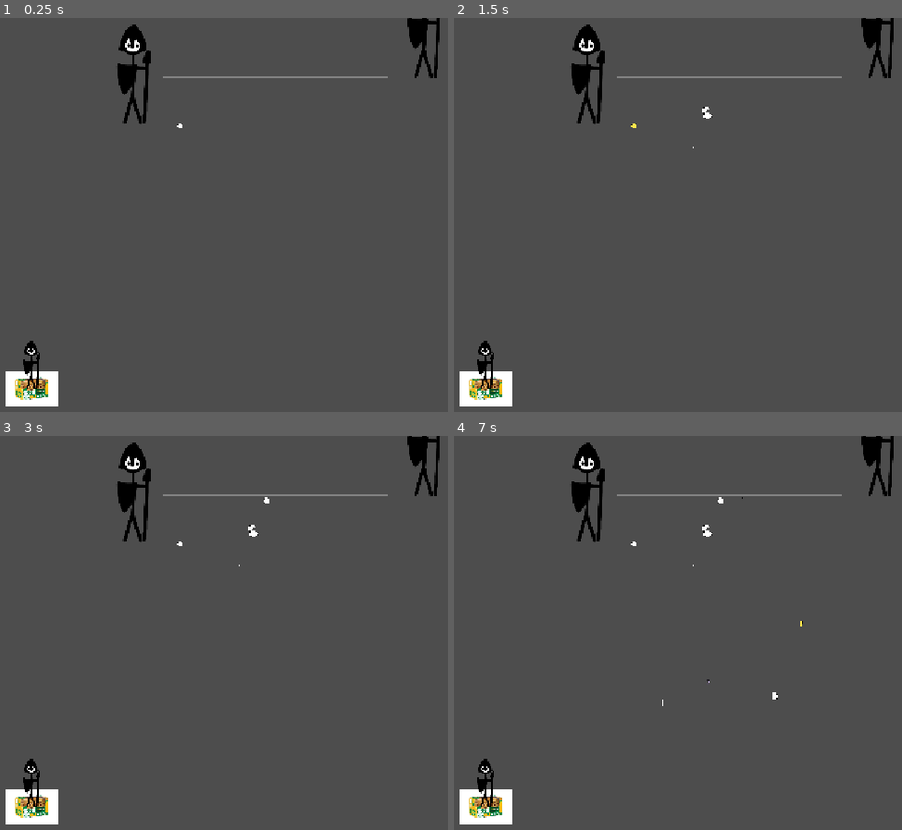
Above: before the commit, frames 1-4 (two rows, left to right).
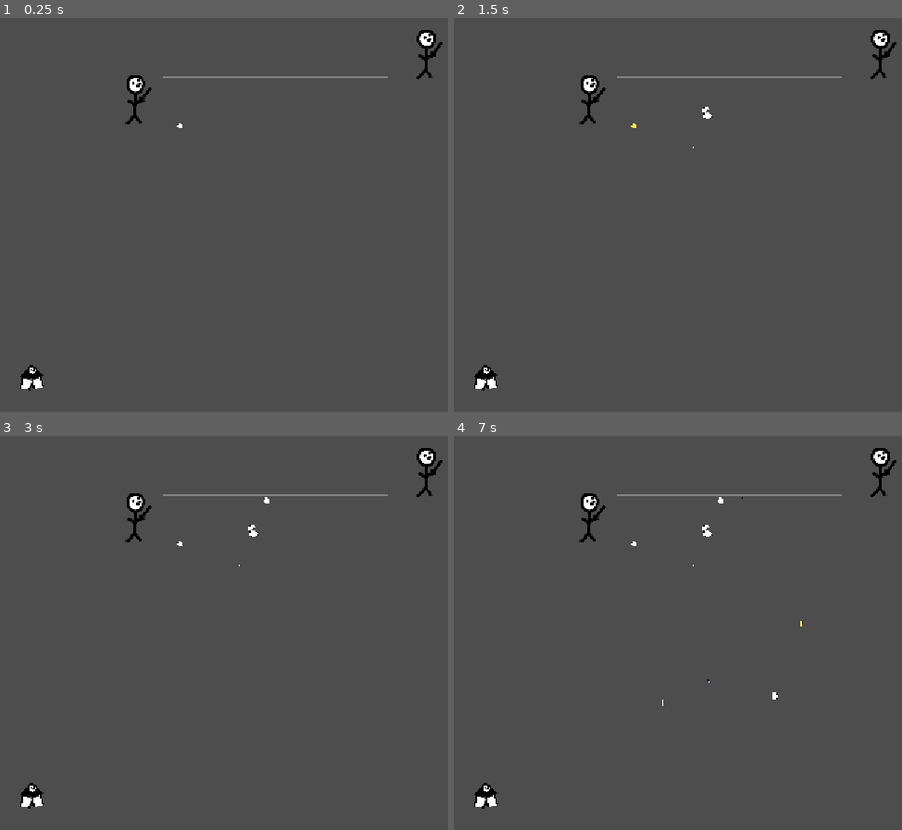
Above: after the commit, the same moments.

Repository: Schlutzkrapfen/Camara-Game
Game: Godot game, scene res://Levels/Creature/creatureTestingScene.tscn
The game is run twice, just before and just after one commit, with the same random seed, the same clock (stepped at 60 frames per second) and the same inputs. This scene is started directly instead of the project's main scene.
Inputs (mouse positions are in pixels of both pictures, inside the frame that each line leads up to):
- Up to frame 1 (0.25 s): no input
- Up to frame 2 (1.5 s): tap Enter at 0.5 s; move the mouse to (outside the picture) at 0.52 s; hold D 0.53-1.28 s; tap 2 (Belt) at 0.6 s; click (outside the picture) at 0.67 s; tap Space at 0.77, 1.25 s; move the mouse to (646, 246) at 1.27 s; hold S from 1.28 s (still down); tap 0 (Aliver) at 1.35 s
- Up to frame 3 (3 s): tap Space at 1.52, 2.75 s; tap 2 (Belt) at 1.55, 2.1 s; tap Enter at 2 s; move the mouse to (412, 554) at 2.02 s; release S at 2.03 s; hold D 2.03-2.78 s; move the mouse to (304, 727) at 2.77 s; hold 9 (Upgrader) from 2.78 s (still down); tap 8 (Combiner) at 2.85 s; click (304, 727) at 2.92 s
- Up to frame 4 (7 s): tap Space at 3.02, 3.77, 4.25, 4.52, 6.02, 6.77 s; tap 2 (Belt) every 0.75 s from 3.05 to 6.8 s; tap Enter at 3.5 s; move the mouse to (outside the picture) at 3.52 s; release 9 (Upgrader) at 3.53 s; hold A 3.53-5.03 s; tap ' (Goo_maker) at 3.6 s; move the mouse to (570, 581) at 4.27 s; tap 4 (HeadFactory) at 4.35 s; move the mouse to (830, 644) at 5.02 s; hold S 5.03-5.78 s; tap 7 (Leg) at 5.1 s; click (830, 644) at 5.17 s; move the mouse to (682, 538) at 5.77 s; hold D 5.78-6.53 s; tap 6 (Spike) at 5.85 s; move the mouse to (outside the picture) at 6.52 s; hold 9 (Upgrader) from 6.53 s (still down); tap 3 (Splitter) at 6.6 s

The runs differ from the first frame. In frame 1, 2.8% of the frame differs, in the area x 1-99%, y 0-99%; in frame 2, 2.8%; in frame 3, 2.8%; in frame 4, 2.8%.

Commit message:
feat: All enemies + levels

Diff:
--- /dev/null
+++ b/Levels/Enemies/Castle.tscn
@@ -0,0 +1,21 @@
+[gd_scene format=3 uid="uid://bptjgw36ysxlb"]
+
+[ext_resource type="Script" uid="uid://cymwleeug0qjq" path="res://script/enemy.gd" id="1_nl67y"]
+[ext_resource type="PackedScene" uid="uid://cyepx062g68tf" path="res://Levels/Enemies/SummonerBastard.tscn" id="2_nl67y"]
+[ext_resource type="Texture2D" uid="uid://dtkg66aoywbqs" path="res://assets/Sprites/Enemies/Castle.png" id="3_nl67y"]
+
+[node name="Outpost" type="Node2D" unique_id=1843378386 groups=["enemies"]]
+script = ExtResource("1_nl67y")
+hp = 3000
+speed = 0.0
+attackDamage = 50
+attackCooldown = 2.0
+attackRange = 3000.0
+isSpawner = true
+spawn = ExtResource("2_nl67y")
+minSpawnTime = 40.0
+maxSpawnTime = 60.0
+
+[node name="Sprite2D" type="Sprite2D" parent="." unique_id=780132004]
+position = Vector2(-5, -472)
+texture = ExtResource("3_nl67y")
--- /dev/null
+++ b/Levels/Enemies/Elite.tscn
@@ -0,0 +1,15 @@
+[gd_scene format=3 uid="uid://cpddsgpqnymaa"]
+
+[ext_resource type="Script" uid="uid://cymwleeug0qjq" path="res://script/enemy.gd" id="1_rucra"]
+[ext_resource type="Texture2D" uid="uid://dt7h3q5w21gfd" path="res://assets/Sprites/Enemies/Shield.png" id="2_rucra"]
+
+[node name="Elite" type="Node2D" unique_id=1843378386 groups=["enemies"]]
+script = ExtResource("1_rucra")
+hp = 300
+attackDamage = 20
+attackCooldown = 1.0
+attackRange = 400.0
+
+[node name="Sprite2D" type="Sprite2D" parent="." unique_id=780132004]
+position = Vector2(16, -202)
+texture = ExtResource("2_rucra")
--- /dev/null
+++ b/Levels/Enemies/Elite_Outpost.tscn
@@ -0,0 +1,21 @@
+[gd_scene format=3 uid="uid://c843iaw07rxam"]
+
+[ext_resource type="Script" uid="uid://cymwleeug0qjq" path="res://script/enemy.gd" id="1_8ye4o"]
+[ext_resource type="PackedScene" uid="uid://fp33y2asyxkq" path="res://Levels/Enemies/Guard.tscn" id="2_buqpm"]
+[ext_resource type="Texture2D" uid="uid://cymuipn0xl084" path="res://assets/Sprites/Enemies/Outpost.png" id="3_4db82"]
+
+[node name="Outpost" type="Node2D" unique_id=1843378386 groups=["enemies"]]
+script = ExtResource("1_8ye4o")
+hp = 500
+speed = 0.0
+attackDamage = 10
+attackCooldown = 0.5
+attackRange = 1000.0
+isSpawner = true
+spawn = ExtResource("2_buqpm")
+minSpawnTime = 15.0
+maxSpawnTime = 20.0
+
+[node name="Sprite2D" type="Sprite2D" parent="." unique_id=780132004]
+position = Vector2(0, -218)
+texture = ExtResource("3_4db82")
--- a/Levels/Enemies/Grunt.tscn
+++ b/Levels/Enemies/Grunt.tscn
@@ -5,9 +5,11 @@
 
 [node name="Grunt" type="Node2D" unique_id=1843378386 groups=["enemies"]]
 script = ExtResource("1_0ic64")
-speed = 150.0
-attackCooldown = 0.2
+hp = 10
+speed = 250.0
+attackDamage = 1
+attackRange = 150.0
 
 [node name="Sprite2D" type="Sprite2D" parent="." unique_id=780132004]
-position = Vector2(0, -203)
+position = Vector2(5, -100)
 texture = ExtResource("2_avifw")
--- a/Levels/Enemies/Grunt_Hut.tscn
+++ b/Levels/Enemies/Grunt_Hut.tscn
@@ -2,7 +2,7 @@
 
 [ext_resource type="Script" uid="uid://cymwleeug0qjq" path="res://script/enemy.gd" id="1_hob36"]
 [ext_resource type="PackedScene" uid="uid://dlyg7svl3faxm" path="res://Levels/Enemies/Grunt.tscn" id="2_c2pg8"]
-[ext_resource type="Texture2D" uid="uid://b156hx6atwntv" path="res://assets/Protype Factory/OIP-3525223804.jpg" id="3_0uv1v"]
+[ext_resource type="Texture2D" uid="uid://bve0nh5wp61jy" path="res://assets/Sprites/Enemies/Hut.png" id="3_0uv1v"]
 
 [node name="GruntHut" type="Node2D" unique_id=1843378386 groups=["enemies"]]
 script = ExtResource("1_hob36")
@@ -13,6 +13,9 @@
 attackRange = 0.0
 isSpawner = true
 spawn = ExtResource("2_c2pg8")
+minSpawnTime = 2.0
+maxSpawnTime = 4.0
 
 [node name="Sprite2D" type="Sprite2D" parent="." unique_id=780132004]
+position = Vector2(-2, -105)
 texture = ExtResource("3_0uv1v")
--- /dev/null
+++ b/Levels/Enemies/Guard.tscn
@@ -0,0 +1,15 @@
+[gd_scene format=3 uid="uid://fp33y2asyxkq"]
+
+[ext_resource type="Script" uid="uid://cymwleeug0qjq" path="res://script/enemy.gd" id="1_luroj"]
+[ext_resource type="Texture2D" uid="uid://dope6ipmp7frt" path="res://assets/Sprites/Enemies/Guard.png" id="2_luroj"]
+
+[node name="Guard" type="Node2D" unique_id=1843378386 groups=["enemies"]]
+script = ExtResource("1_luroj")
+hp = 30
+speed = 100.0
+attackDamage = 8
+attackCooldown = 0.3
+
+[node name="Sprite2D" type="Sprite2D" parent="." unique_id=780132004]
+position = Vector2(16, -202)
+texture = ExtResource("2_luroj")
--- /dev/null
+++ b/Levels/Enemies/Guard_WatchTower.tscn
@@ -0,0 +1,21 @@
+[gd_scene format=3 uid="uid://cjcejf36f00c5"]
+
+[ext_resource type="Script" uid="uid://cymwleeug0qjq" path="res://script/enemy.gd" id="1_ustfx"]
+[ext_resource type="PackedScene" uid="uid://fp33y2asyxkq" path="res://Levels/Enemies/Guard.tscn" id="2_ustfx"]
+[ext_resource type="Texture2D" uid="uid://crmds55crtkn4" path="res://assets/Sprites/Enemies/WatchTower.png" id="3_qwlci"]
+
+[node name="WatchTower" type="Node2D" unique_id=1843378386 groups=["enemies"]]
+script = ExtResource("1_ustfx")
+hp = 100
+speed = 0.0
+attackDamage = 5
+attackCooldown = 0.3
+attackRange = 500.0
+isSpawner = true
+spawn = ExtResource("2_ustfx")
+minSpawnTime = 5.0
+maxSpawnTime = 8.0
+
+[node name="Sprite2D" type="Sprite2D" parent="." unique_id=780132004]
+position = Vector2(5, -179)
+texture = ExtResource("3_qwlci")
--- /dev/null
+++ b/Levels/Enemies/SummonerBastard.tscn
@@ -0,0 +1,21 @@
+[gd_scene format=3 uid="uid://cyepx062g68tf"]
+
+[ext_resource type="Script" uid="uid://cymwleeug0qjq" path="res://script/enemy.gd" id="1_dxub8"]
+[ext_resource type="PackedScene" uid="uid://dlyg7svl3faxm" path="res://Levels/Enemies/Grunt.tscn" id="2_564v5"]
+[ext_resource type="Texture2D" uid="uid://dk3nsdkmgoxy3" path="res://assets/Sprites/Enemies/FlagCarrier.png" id="3_e764o"]
+
+[node name="SummonerBastard" type="Node2D" unique_id=1843378386 groups=["enemies"]]
+script = ExtResource("1_dxub8")
+hp = 100
+speed = 20.0
+attackDamage = 50
+attackCooldown = 3.0
+attackRange = 50.0
+isSpawner = true
+spawn = ExtResource("2_564v5")
+minSpawnTime = 0.5
+maxSpawnTime = 2.0
+
+[node name="Sprite2D" type="Sprite2D" parent="." unique_id=780132004]
+position = Vector2(16, -202)
+texture = ExtResource("3_e764o")
--- /dev/null
+++ b/Levels/Settlements/BossLevel.tscn
@@ -0,0 +1,64 @@
+[gd_scene format=3 uid="uid://cp1dcam88gwgc"]
+
+[ext_resource type="PackedScene" uid="uid://c4uvcr8un6oyy" path="res://Levels/Enemies/Grunt_Hut.tscn" id="1_hgcbw"]
+[ext_resource type="PackedScene" uid="uid://bptjgw36ysxlb" path="res://Levels/Enemies/Castle.tscn" id="1_tfkhk"]
+[ext_resource type="PackedScene" uid="uid://c843iaw07rxam" path="res://Levels/Enemies/Elite_Outpost.tscn" id="2_tfkhk"]
+[ext_resource type="PackedScene" uid="uid://cjcejf36f00c5" path="res://Levels/Enemies/Guard_WatchTower.tscn" id="3_iqknn"]
+
+[node name="TestSettlement" type="Node2D" unique_id=1731217481]
+
+[node name="Outpost2" parent="." unique_id=1843378386 instance=ExtResource("1_tfkhk")]
+
+[node name="GruntHut" parent="." unique_id=32346167 instance=ExtResource("1_hgcbw")]
+position = Vector2(-1156, 1692)
+
+[node name="GruntHut2" parent="." unique_id=235034136 instance=ExtResource("1_hgcbw")]
+position = Vector2(-757, 1692)
+
+[node name="GruntHut3" parent="." unique_id=1387011291 instance=ExtResource("1_hgcbw")]
+position = Vector2(-391, 1684)
+
+[node name="GruntHut4" parent="." unique_id=580596825 instance=ExtResource("1_hgcbw")]
+position = Vector2(-65, 1676)
+
+[node name="GruntHut5" parent="." unique_id=1575398876 instance=ExtResource("1_hgcbw")]
+position = Vector2(220, 1635)
+
+[node name="GruntHut6" parent="." unique_id=1105187167 instance=ExtResource("1_hgcbw")]
+position = Vector2(578, 1668)
+
+[node name="GruntHut7" parent="." unique_id=1932151703 instance=ExtResource("1_hgcbw")]
+position = Vector2(-195, 2498)
+
+[node name="GruntHut8" parent="." unique_id=318149361 instance=ExtResource("1_hgcbw")]
+position = Vector2(163, 2001)
+
+[node name="GruntHut9" parent="." unique_id=487123227 instance=ExtResource("1_hgcbw")]
+position = Vector2(-251, 2058)
+
+[node name="GruntHut10" parent="." unique_id=265873444 instance=ExtResource("1_hgcbw")]
+position = Vector2(-748, 2009)
+
+[node name="Outpost" parent="." unique_id=1425538073 instance=ExtResource("2_tfkhk")]
+position = Vector2(-358, 21)
+
+[node name="WatchTower" parent="." unique_id=107985343 instance=ExtResource("3_iqknn")]
+position = Vector2(-1240, 827)
+
+[node name="WatchTower3" parent="." unique_id=2026144327 instance=ExtResource("3_iqknn")]
+position = Vector2(-345, 884)
+
+[node name="WatchTower4" parent="." unique_id=737435697 instance=ExtResource("3_iqknn")]
+position = Vector2(648, 835)
+
+[node name="WatchTower5" parent="." unique_id=196708152 instance=ExtResource("3_iqknn")]
+position = Vector2(1332, 501)
+
+[node name="WatchTower6" parent="." unique_id=375759870 instance=ExtResource("3_iqknn")]
+position = Vector2(1812, 102)
+
+[node name="WatchTower2" parent="." unique_id=931251742 instance=ExtResource("3_iqknn")]
+position = Vector2(-1842, 420)
+
+[node name="Outpost3" parent="." unique_id=468052191 instance=ExtResource("2_tfkhk")]
+position = Vector2(358, 4)
--- /dev/null
+++ b/Levels/Settlements/FirstBastard.tscn
@@ -0,0 +1,8 @@
+[gd_scene format=3 uid="uid://cjudoa67aq5a5"]
+
+[ext_resource type="PackedScene" uid="uid://cyepx062g68tf" path="res://Levels/Enemies/SummonerBastard.tscn" id="1_5qrhu"]
+
+[node name="TestSettlement" type="Node2D" unique_id=1731217481]
+
+[node name="SummonerBastard" parent="." unique_id=1843378386 instance=ExtResource("1_5qrhu")]
+position = Vector2(-44, -1887)
--- a/Levels/Settlements/TestSettlement.tscn
+++ b/Levels/Settlements/FirstEncounter.tscn
@@ -1,18 +1,14 @@
 [gd_scene format=3 uid="uid://b5dskihv6nlwm"]
 
-[ext_resource type="PackedScene" uid="uid://c4uvcr8un6oyy" path="res://Levels/Enemies/Grunt_Hut.tscn" id="1_jdfxv"]
 [ext_resource type="PackedScene" uid="uid://dlyg7svl3faxm" path="res://Levels/Enemies/Grunt.tscn" id="2_he781"]
 
 [node name="TestSettlement" type="Node2D" unique_id=1731217481]
 
-[node name="GruntHut" parent="." unique_id=1843378386 instance=ExtResource("1_jdfxv")]
-position = Vector2(46, -67)
-
 [node name="Grunt" parent="." unique_id=233829948 instance=ExtResource("2_he781")]
-position = Vector2(676, -340)
+position = Vector2(616, -1439)
 
 [node name="Grunt2" parent="." unique_id=1383277508 instance=ExtResource("2_he781")]
-position = Vector2(-611, -362)
+position = Vector2(-671, -1461)
 
 [node name="Grunt3" parent="." unique_id=360318503 instance=ExtResource("2_he781")]
 position = Vector2(151, 550)
--- /dev/null
+++ b/Levels/Settlements/FirstGuardOutpost.tscn
@@ -0,0 +1,12 @@
+[gd_scene format=3 uid="uid://dtsb3rlg04lyy"]
+
+[ext_resource type="PackedScene" uid="uid://c4uvcr8un6oyy" path="res://Levels/Enemies/Grunt_Hut.tscn" id="2_1p0kk"]
+[ext_resource type="PackedScene" uid="uid://cjcejf36f00c5" path="res://Levels/Enemies/Guard_WatchTower.tscn" id="2_pmxdx"]
+
+[node name="TestSettlement" type="Node2D" unique_id=1731217481]
+
+[node name="GruntHut" parent="." unique_id=1843378386 instance=ExtResource("2_1p0kk")]
+position = Vector2(-32, 507)
+
+[node name="WatchTower" parent="." unique_id=378522026 instance=ExtResource("2_pmxdx")]
+position = Vector2(-14, -119)
--- /dev/null
+++ b/Levels/Settlements/FirstHut.tscn
@@ -0,0 +1,18 @@
+[gd_scene format=3 uid="uid://lvjyiavoss3n"]
+
+[ext_resource type="PackedScene" uid="uid://c4uvcr8un6oyy" path="res://Levels/Enemies/Grunt_Hut.tscn" id="1_u6lkq"]
+[ext_resource type="PackedScene" uid="uid://dlyg7svl3faxm" path="res://Levels/Enemies/Grunt.tscn" id="2_ei6f7"]
+
+[node name="TestSettlement" type="Node2D" unique_id=1731217481]
+
+[node name="GruntHut" parent="." unique_id=1843378386 instance=ExtResource("1_u6lkq")]
+position = Vector2(46, -67)
+
+[node name="Grunt" parent="." unique_id=233829948 instance=ExtResource("2_ei6f7")]
+position = Vector2(676, -340)
+
+[node name="Grunt2" parent="." unique_id=1383277508 instance=ExtResource("2_ei6f7")]
+position = Vector2(-611, -362)
+
+[node name="Grunt3" parent="." unique_id=360318503 instance=ExtResource("2_ei6f7")]
+position = Vector2(151, 550)
--- /dev/null
+++ b/Levels/Settlements/FirstOutpost.tscn
@@ -0,0 +1,11 @@
+[gd_scene format=3 uid="uid://r8dyflu2phds"]
+
+[ext_resource type="PackedScene" uid="uid://c4uvcr8un6oyy" path="res://Levels/Enemies/Grunt_Hut.tscn" id="1_ya7va"]
+[ext_resource type="PackedScene" uid="uid://c843iaw07rxam" path="res://Levels/Enemies/Elite_Outpost.tscn" id="2_ya7va"]
+
+[node name="TestSettlement" type="Node2D" unique_id=1731217481]
+
+[node name="GruntHut" parent="." unique_id=1843378386 instance=ExtResource("1_ya7va")]
+position = Vector2(16, 573)
+
+[node name="Outpost" parent="." unique_id=1425538073 instance=ExtResource("2_ya7va")]
--- /dev/null
+++ b/Levels/Settlements/GuardedHut.tscn
@@ -0,0 +1,28 @@
+[gd_scene format=3 uid="uid://cbqk3tmm32w4d"]
+
+[ext_resource type="PackedScene" uid="uid://c4uvcr8un6oyy" path="res://Levels/Enemies/Grunt_Hut.tscn" id="1_ji0x4"]
+[ext_resource type="PackedScene" uid="uid://dlyg7svl3faxm" path="res://Levels/Enemies/Grunt.tscn" id="2_7vdgy"]
+[ext_resource type="PackedScene" uid="uid://fp33y2asyxkq" path="res://Levels/Enemies/Guard.tscn" id="3_7vdgy"]
+
+[node name="TestSettlement" type="Node2D" unique_id=1731217481]
+
+[node name="Grunt5" parent="." unique_id=792485516 instance=ExtResource("2_7vdgy")]
+position = Vector2(733, 72)
+
+[node name="Grunt4" parent="." unique_id=1612542934 instance=ExtResource("2_7vdgy")]
+position = Vector2(-543, 142)
+
+[node name="GruntHut" parent="." unique_id=1843378386 instance=ExtResource("1_ji0x4")]
+position = Vector2(46, -67)
+
+[node name="Grunt" parent="." unique_id=233829948 instance=ExtResource("2_7vdgy")]
+position = Vector2(676, -340)
+
+[node name="Grunt2" parent="." unique_id=1383277508 instance=ExtResource("2_7vdgy")]
+position = Vector2(-611, -362)
+
+[node name="Grunt3" parent="." unique_id=360318503 instance=ExtResource("2_7vdgy")]
+position = Vector2(151, 550)
+
+[node name="Guard" parent="." unique_id=289731116 instance=ExtResource("3_7vdgy")]
+position = Vector2(151, -682)
--- /dev/null
+++ b/Levels/Settlements/HutVillage.tscn
@@ -0,0 +1,17 @@
+[gd_scene format=3 uid="uid://c8iy6vpl6co2q"]
+
+[ext_resource type="PackedScene" uid="uid://c4uvcr8un6oyy" path="res://Levels/Enemies/Grunt_Hut.tscn" id="1_0c5g2"]
+
+[node name="TestSettlement" type="Node2D" unique_id=1731217481]
+
+[node name="GruntHut4" parent="." unique_id=1843378386 instance=ExtResource("1_0c5g2")]
+position = Vector2(-420, 574)
+
+[node name="GruntHut" parent="." unique_id=1730373582 instance=ExtResource("1_0c5g2")]
+position = Vector2(46, -67)
+
+[node name="GruntHut3" parent="." unique_id=1098282598 instance=ExtResource("1_0c5g2")]
+position = Vector2(-673, -636)
+
+[node name="GruntHut2" parent="." unique_id=1164924304 instance=ExtResource("1_0c5g2")]
+position = Vector2(941, -577)
--- /dev/null
+++ b/Levels/Settlements/LargeVillage.tscn
@@ -0,0 +1,43 @@
+[gd_scene format=3 uid="uid://bm7mbhlfu68eb"]
+
+[ext_resource type="PackedScene" uid="uid://c4uvcr8un6oyy" path="res://Levels/Enemies/Grunt_Hut.tscn" id="1_0gttx"]
+[ext_resource type="PackedScene" uid="uid://c843iaw07rxam" path="res://Levels/Enemies/Elite_Outpost.tscn" id="2_xesp4"]
+[ext_resource type="PackedScene" uid="uid://cjcejf36f00c5" path="res://Levels/Enemies/Guard_WatchTower.tscn" id="3_4e6v3"]
+
+[node name="TestSettlement" type="Node2D" unique_id=1731217481]
+
+[node name="GruntHut" parent="." unique_id=1843378386 instance=ExtResource("1_0gttx")]
+position = Vector2(993, 1285)
+
+[node name="GruntHut2" parent="." unique_id=2033059713 instance=ExtResource("1_0gttx")]
+position = Vector2(799, -357)
+
+[node name="GruntHut3" parent="." unique_id=16035368 instance=ExtResource("1_0gttx")]
+position = Vector2(-1455, 305)
+
+[node name="GruntHut4" parent="." unique_id=1816310487 instance=ExtResource("1_0gttx")]
+position = Vector2(-1271, 1562)
+
+[node name="Outpost" parent="." unique_id=1425538073 instance=ExtResource("2_xesp4")]
+position = Vector2(-955, -445)
+
+[node name="Outpost2" parent="." unique_id=1138562725 instance=ExtResource("2_xesp4")]
+position = Vector2(1668, 586)
+
+[node name="Outpost3" parent="." unique_id=1902144894 instance=ExtResource("2_xesp4")]
+position = Vector2(628, -1223)
+
+[node name="WatchTower" parent="." unique_id=107985343 instance=ExtResource("3_4e6v3")]
+position = Vector2(-263, 1373)
+
+[node name="WatchTower2" parent="." unique_id=573185039 instance=ExtResource("3_4e6v3")]
+position = Vector2(1362, -144)
+
+[node name="WatchTower3" parent="." unique_id=213678230 instance=ExtResource("3_4e6v3")]
+position = Vector2(354, 539)
+
+[node name="WatchTower4" parent="." unique_id=783712343 instance=ExtResource("3_4e6v3")]
+position = Vector2(-1217, -1357)
+
+[node name="WatchTower5" parent="." unique_id=1709868062 instance=ExtResource("3_4e6v3")]
+position = Vector2(-2019, 767)
--- a/Levels/Settlements/LevelMap.tscn
+++ /dev/null
@@ -1,43 +0,0 @@
-[gd_scene format=3 uid="uid://b8nahqrsskt02"]
-
-[ext_resource type="Texture2D" uid="uid://bl8b3cxlphopu" path="res://assets/Sprites/UI/Map.png" id="1_vlukv"]
-[ext_resource type="Texture2D" uid="uid://dalccafnwdot3" path="res://assets/Sprites/UI/ButtonBase.png" id="2_fj770"]
-[ext_resource type="Texture2D" uid="uid://cktfcrt4m1nuf" path="res://assets/Sprites/UI/ConveorBelt.png" id="3_04yh2"]
-
-[node name="Control" type="Control" unique_id=593092819]
-layout_mode = 3
-anchors_preset = 15
-anchor_right = 1.0
-anchor_bottom = 1.0
-grow_horizontal = 2
-grow_vertical = 2
-
-[node name="Map" type="TextureRect" parent="." unique_id=1572170938]
-layout_mode = 0
-offset_right = 40.0
-offset_bottom = 40.0
-texture = ExtResource("1_vlukv")
-expand_mode = 3
-
-[node name="Settlement" type="TextureButton" parent="Map" unique_id=214837337]
-custom_minimum_size = Vector2(50, 50)
-layout_mode = 0
-texture_normal = ExtResource("2_fj770")
-ignore_texture_size = true
-stretch_mode = 4
-
-[node name="TextureRect" type="TextureRect" parent="Map/Settlement" unique_id=1166133772]
-layout_mode = 1
-anchors_preset = 8
-anchor_left = 0.5
-anchor_top = 0.5
-anchor_right = 0.5
-anchor_bottom = 0.5
-offset_left = -20.0
-offset_top = -20.0
-offset_right = 20.0
-offset_bottom = 20.0
-grow_horizontal = 2
-grow_vertical = 2
-texture = ExtResource("3_04yh2")
-expand_mode = 1
--- /dev/null
+++ b/Levels/Settlements/SmallVillage.tscn
@@ -0,0 +1,25 @@
+[gd_scene format=3 uid="uid://c73shjx8rmcap"]
+
+[ext_resource type="PackedScene" uid="uid://c4uvcr8un6oyy" path="res://Levels/Enemies/Grunt_Hut.tscn" id="1_yx4b7"]
+[ext_resource type="PackedScene" uid="uid://c843iaw07rxam" path="res://Levels/Enemies/Elite_Outpost.tscn" id="2_prssc"]
+[ext_resource type="PackedScene" uid="uid://cjcejf36f00c5" path="res://Levels/Enemies/Guard_WatchTower.tscn" id="3_prssc"]
+
+[node name="TestSettlement" type="Node2D" unique_id=1731217481]
+
+[node name="GruntHut" parent="." unique_id=1843378386 instance=ExtResource("1_yx4b7")]
+position = Vector2(235, 2043)
+
+[node name="GruntHut2" parent="." unique_id=2033059713 instance=ExtResource("1_yx4b7")]
+position = Vector2(799, -357)
+
+[node name="GruntHut3" parent="." unique_id=16035368 instance=ExtResource("1_yx4b7")]
+position = Vector2(-1455, 305)
+
+[node name="Outpost" parent="." unique_id=1425538073 instance=ExtResource("2_prssc")]
+position = Vector2(-955, -445)
+
+[node name="Outpost2" parent="." unique_id=1138562725 instance=ExtResource("2_prssc")]
+position = Vector2(1668, 586)
+
+[node name="WatchTower" parent="." unique_id=107985343 instance=ExtResource("3_prssc")]
+position = Vector2(-263, 1373)
--- /dev/null
+++ b/Levels/Settlements/WatchTowers.tscn
@@ -0,0 +1,18 @@
+[gd_scene format=3 uid="uid://cqisp6gbntsn3"]
+
+[ext_resource type="PackedScene" uid="uid://c4uvcr8un6oyy" path="res://Levels/Enemies/Grunt_Hut.tscn" id="1_kwmg2"]
+[ext_resource type="PackedScene" uid="uid://cjcejf36f00c5" path="res://Levels/Enemies/Guard_WatchTower.tscn" id="2_xqi2e"]
+
+[node name="TestSettlement" type="Node2D" unique_id=1731217481]
+
+[node name="GruntHut" parent="." unique_id=1843378386 instance=ExtResource("1_kwmg2")]
+position = Vector2(72, -392)
+
+[node name="WatchTower" parent="." unique_id=378522026 instance=ExtResource("2_xqi2e")]
+position = Vector2(-14, 731)
+
+[node name="WatchTower2" parent="." unique_id=1995084482 instance=ExtResource("2_xqi2e")]
+position = Vector2(-776, 33)
+
+[node name="WatchTower3" parent="." unique_id=424858025 instance=ExtResource("2_xqi2e")]
+position = Vector2(886, -1)
--- a/Levels/main_scene_RobertTesting.tscn
+++ b/Levels/main_scene_RobertTesting.tscn
@@ -21,12 +21,22 @@
 [ext_resource type="Texture2D" uid="uid://c3ybt8onpq3yn" path="res://assets/Sprites/Factories/TorsoFactory.png" id="12_vv2xv"]
 [ext_resource type="Texture2D" uid="uid://drnamukdl1ch5" path="res://assets/Sprites/Factories/SpikeFactory.png" id="13_hmfgy"]
 [ext_resource type="PackedScene" uid="uid://ifvtipktctcg" path="res://Levels/UI.tscn" id="14_fo3dw"]
-[ext_resource type="PackedScene" uid="uid://b5dskihv6nlwm" path="res://Levels/Settlements/TestSettlement.tscn" id="15_814nw"]
+[ext_resource type="PackedScene" uid="uid://b5dskihv6nlwm" path="res://Levels/Settlements/FirstEncounter.tscn" id="15_814nw"]
 [ext_resource type="Script" uid="uid://do8dom7rcdpjx" path="res://script/globals/GameManager.gd" id="15_sf7bd"]
 [ext_resource type="Texture2D" uid="uid://chnfiiflilo6y" path="res://assets/Sprites/Tutorial/Page1.png" id="24_vv2xv"]
 [ext_resource type="Texture2D" uid="uid://dv1cvv0chdhul" path="res://assets/Sprites/Tutorial/Page2.png" id="25_hmfgy"]
+[ext_resource type="PackedScene" uid="uid://lvjyiavoss3n" path="res://Levels/Settlements/FirstHut.tscn" id="25_krsf2"]
 [ext_resource type="Texture2D" uid="uid://dd3gs8u7pxyk5" path="res://assets/Sprites/Tutorial/Page3.png" id="26_8pwl7"]
+[ext_resource type="PackedScene" uid="uid://cbqk3tmm32w4d" path="res://Levels/Settlements/GuardedHut.tscn" id="26_o4py4"]
+[ext_resource type="PackedScene" uid="uid://dtsb3rlg04lyy" path="res://Levels/Settlements/FirstGuardOutpost.tscn" id="27_0s4sc"]
 [ext_resource type="Texture2D" uid="uid://cbqqufh3erkib" path="res://assets/Sprites/Factories/Floor.png" id="27_vv2xv"]
+[ext_resource type="PackedScene" uid="uid://c8iy6vpl6co2q" path="res://Levels/Settlements/HutVillage.tscn" id="28_mxtv1"]
+[ext_resource type="PackedScene" uid="uid://cqisp6gbntsn3" path="res://Levels/Settlements/WatchTowers.tscn" id="29_yfkbv"]
+[ext_resource type="PackedScene" uid="uid://cjudoa67aq5a5" path="res://Levels/Settlements/FirstBastard.tscn" id="30_0i11v"]
+[ext_resource type="PackedScene" uid="uid://r8dyflu2phds" path="res://Levels/Settlements/FirstOutpost.tscn" id="31_4ax0c"]
+[ext_resource type="PackedScene" uid="uid://c73shjx8rmcap" path="res://Levels/Settlements/SmallVillage.tscn" id="32_g6w46"]
+[ext_resource type="PackedScene" uid="uid://bm7mbhlfu68eb" path="res://Levels/Settlements/LargeVillage.tscn" id="33_jgmq5"]
+[ext_resource type="PackedScene" uid="uid://cp1dcam88gwgc" path="res://Levels/Settlements/BossLevel.tscn" id="34_as7p5"]
 
 [sub_resource type="TileSetAtlasSource" id="TileSetAtlasSource_mne4e"]
 texture = ExtResource("2_5mrl6")
@@ -206,7 +216,7 @@
 [node name="GameManager" type="Node2D" parent="." unique_id=1125035550 node_paths=PackedStringArray("cam")]
 script = ExtResource("15_sf7bd")
 cam = NodePath("../Camera2D")
-settlements = Array[PackedScene]([ExtResource("15_814nw")])
+settlements = Array[PackedScene]([ExtResource("15_814nw"), ExtResource("25_krsf2"), ExtResource("26_o4py4"), ExtResource("27_0s4sc"), ExtResource("28_mxtv1"), ExtResource("29_yfkbv"), ExtResource("30_0i11v"), ExtResource("31_4ax0c"), ExtResource("32_g6w46"), ExtResource("33_jgmq5"), ExtResource("34_as7p5")])
 tutorial_images = Array[Texture2D]([ExtResource("24_vv2xv"), ExtResource("25_hmfgy"), ExtResource("26_8pwl7")])
 metadata/_custom_type_script = "uid://do8dom7rcdpjx"
 
--- a/script/Creature.gd
+++ b/script/Creature.gd
@@ -107,7 +107,8 @@
 			SpawnAttackVisual()
 		else:
 			## Move towards target
-			position += (target.position - self.position).normalized() * delta * speed
+			if target != null:
+				position += (target.position - self.position).normalized() * delta * speed
 
 
 func SearchForTarget() -> Enemy:
Binary file added: assets/Sprites/Enemies/Castle.png
Not shown, added: assets/Sprites/Enemies/Castle.png.import
Binary file added: assets/Sprites/Enemies/FlagCarrier.png
Not shown, added: assets/Sprites/Enemies/FlagCarrier.png.import
Binary file changed: assets/Sprites/Enemies/Grunt.png
Binary file added: assets/Sprites/Enemies/Guard.png
Not shown, added: assets/Sprites/Enemies/Guard.png.import
Binary file added: assets/Sprites/Enemies/Hut.png
Not shown, added: assets/Sprites/Enemies/Hut.png.import
Binary file added: assets/Sprites/Enemies/Outpost.png
Not shown, added: assets/Sprites/Enemies/Outpost.png.import
Binary file added: assets/Sprites/Enemies/Shield.png
(and 3 more such lines)
